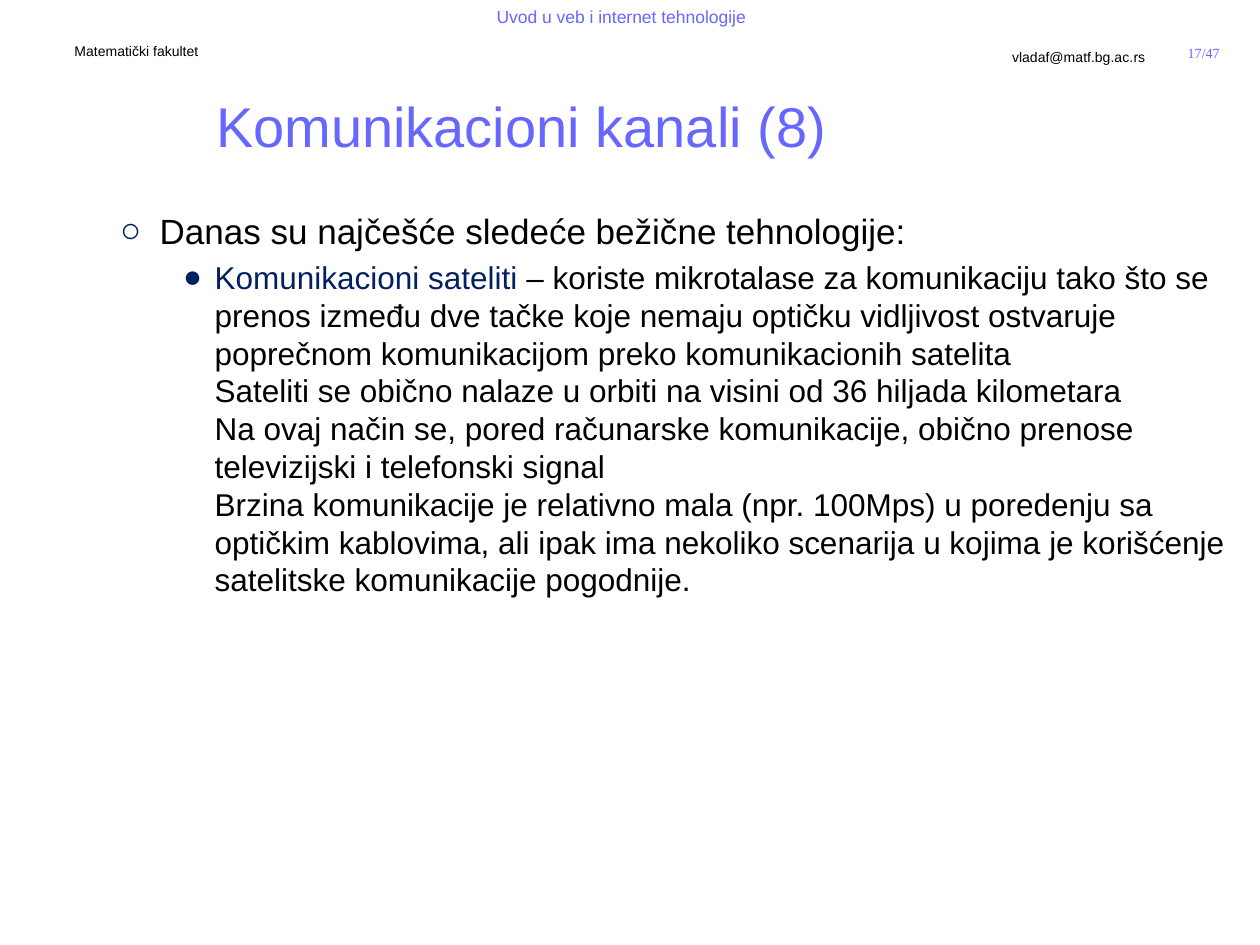
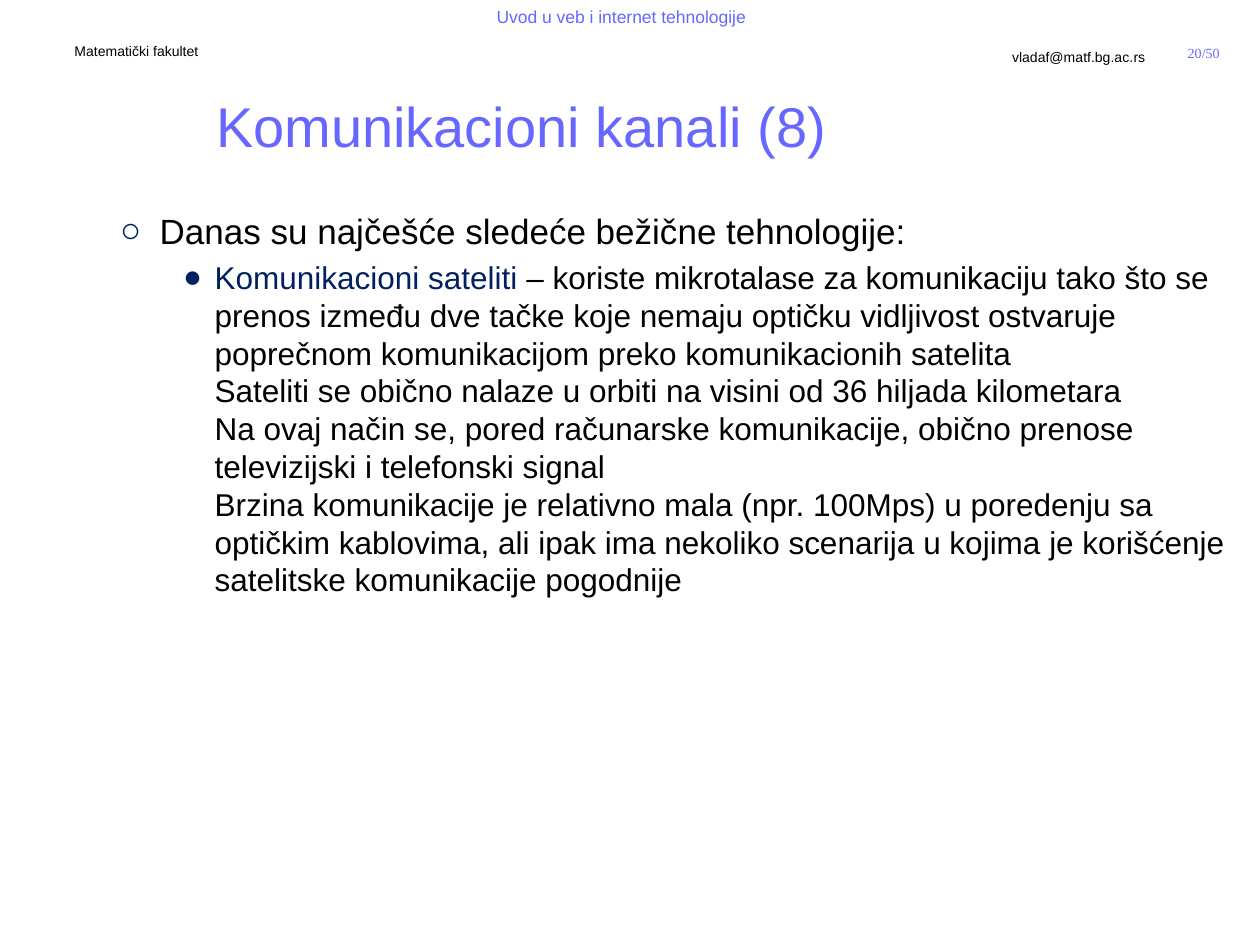
Before and after one commit to MatfUVIT/info, a slide deck: slide 20 of predavanja/prezentacije/UVIT01-01-Uvod u racunarske mreze.pptx (slide 17 before the commit). Drawn at 1260x945 pixels with LibreOffice and Linux fonts; fonts in the diff are those of the drawing; background and template pictures are left out. Boxes give left, top, right and bottom in pixels: in the first picture for what was removed or moved away, otherwise in the second. Text is boxed around its words. In the diff, an @@ line names an element or a change of style, - is before the commit and + after.

```diff
--- a/predavanja/prezentacije/UVIT01-01-Uvod u racunarske mreze.pptx
+++ b/predavanja/prezentacije/UVIT01-01-Uvod u racunarske mreze.pptx
@@ page number at (1188, 49, 1220, 58): text changed @@
-17/47
+20/50
@@ text at (215, 266, 1224, 597): text changed @@
-    ● Komunikacioni sateliti – koriste mikrotalase za komunikaciju tako što se prenos između dve tačke koje nemaju optičku vidljivost ostvaruje poprečnom komunikacijom preko komunikacionih satelita
-      Sateliti se obično nalaze u orbiti na visini od 36 hiljada kilometara
-      Na ovaj način se, pored računarske komunikacije, obično prenose televizijski i telefonski signal
-      Brzina komunikacije je relativno mala (npr. 100Mps) u poredenju sa optičkim kablovima, ali ipak ima nekoliko scenarija u kojima je korišćenje satelitske komunikacije pogodnije.
+    ● Komunikacioni sateliti – koriste mikrotalase za komunikaciju tako što se prenos između dve tačke koje nemaju optičku vidljivost ostvaruje poprečnom komunikacijom preko komunikacionih satelita
+      Sateliti se obično nalaze u orbiti na visini od 36 hiljada kilometara
+      Na ovaj način se, pored računarske komunikacije, obično prenose televizijski i telefonski signal
+      Brzina komunikacije je relativno mala (npr. 100Mps) u poredenju sa optičkim kablovima, ali ipak ima nekoliko scenarija u kojima je korišćenje satelitske komunikacije pogodnije
```
Also in this commit, not shown: 26 other slides changed, 7 slides added, 1 slide removed, 4 other files.
